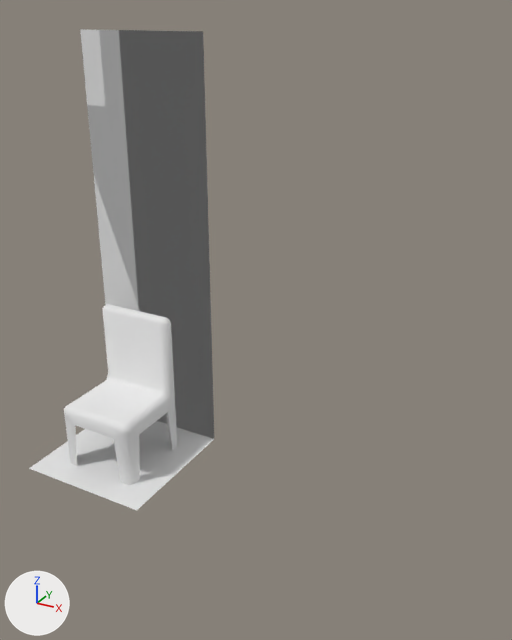
Two versions of the Blender file models.blend, one commit apart.
Camera for both pictures: a 50 mm camera at (3.1, -3.54, 3.13) aimed at (1.15, 0.01, 1.36). The axes (+X, +Y, +Z) are drawn at lower left. The lights are the same throughout.

Objects in the first picture: 'furniture_chair', 'structure_floor', 'structure_wall'.
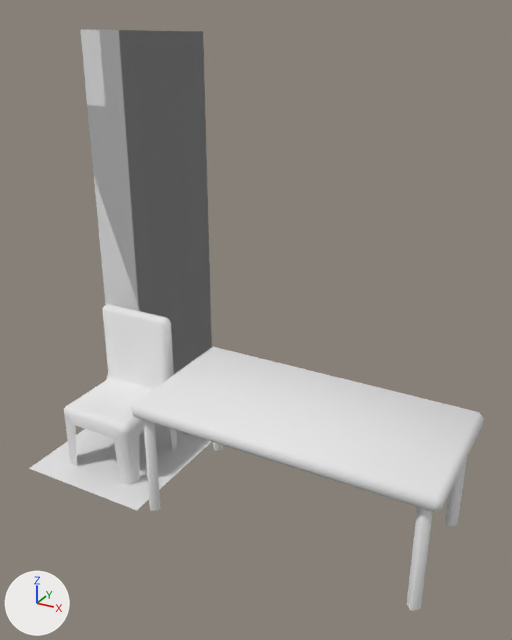
Changed parts and their boxes [x1, y1, x2, y2] in the pictures (512 x 640 px):
```json
{"object": "furniture_table", "change": "added", "after": [131, 347, 484, 611]}
```

Scene script edits in JSON lines:
```json
{"op": "add", "block": "me_cube_002", "code": ["me_cube_002 = bpy.data.meshes.new('Cube.002')", "me_cube_002.from_pydata(...)  # 40 vertices, 26 faces; spans x -1.0..1.01, y -0.5..0.5, z 0.0..0.84", "me_cube_002.polygons.foreach_set('use_smooth', [True] * 26)", "me_cube_002.materials.append(mat_material)  # white #e7e7e7"]}
{"op": "add", "block": "ob_furniture_table", "code": ["ob_furniture_table = bpy.data.objects.new('furniture_table', me_cube_002)", "ob_furniture_table.location = (1.5, 0.0, 0.0)", "_m = ob_furniture_table.modifiers.new('Bevel', 'BEVEL')", "_m.width = 0.032", "_m.width_pct = 0.032", "_m.limit_method = 'NONE'", "_m.spread = 0.0"]}
```
